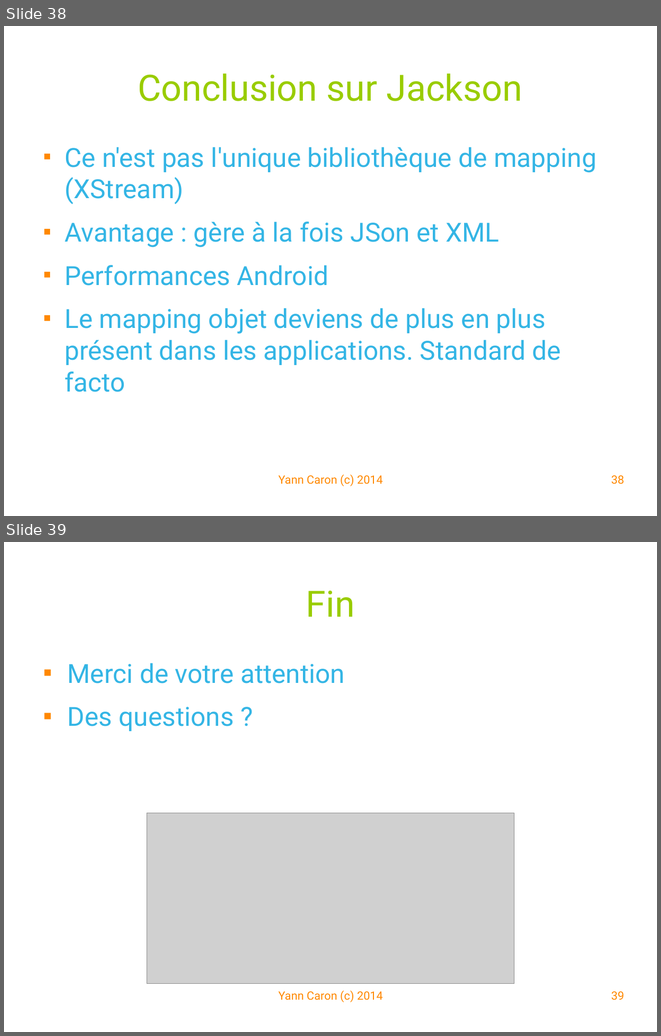
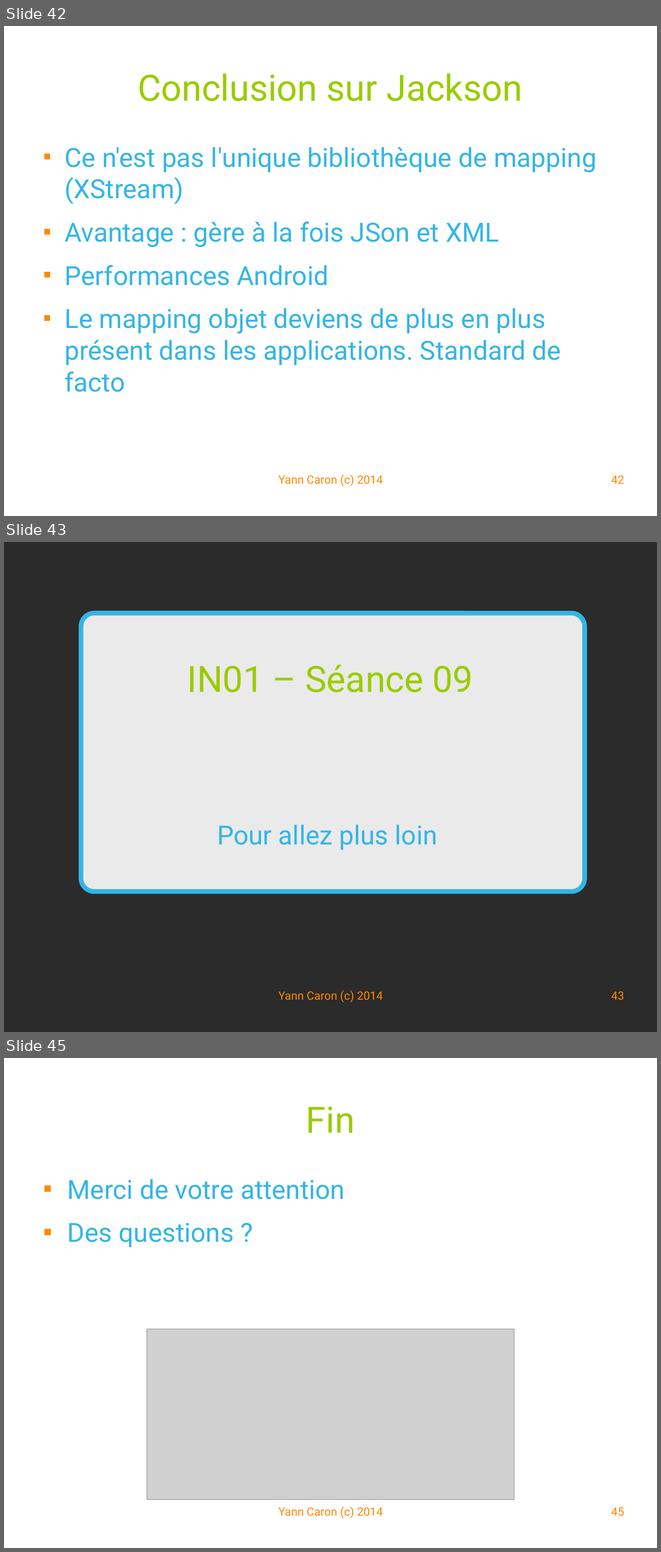
Before and after one commit to YannCaron/Android-ENSG, a slide deck: 09 - WebServices.odp. Shown one above the other, each under a label of ours: slides 38 and 39 before the commit, slides 42, 43 and 45 after it; the slides between them are not shown. The pictures are 661x1036 and 661x1552 pixels, drawn with LibreOffice and Linux fonts; fonts in the diff are those of the drawing; grey boxes stand for pictures; background and template pictures are left out; a plain dark background stands for a picture behind light text. Boxes give left, top, right and bottom in pixels: in the first picture for what was removed or moved away, otherwise in the second. Text is boxed around its words. In the diff, an @@ line names an element or a change of style, - is before the commit and + after.

```diff
--- a/09 - WebServices.odp
+++ b/09 - WebServices.odp
@@ slide 43 added at bbox=[4, 542, 657, 1032], background picture (left out) @@
@@ rounded rectangle added at bbox=[81, 613, 585, 892], fill #FFFFFF at 90% opacity, outline #33B5E5 5.67 pt @@
@@ title added at bbox=[187, 664, 474, 693], 44 pt, text #99CC00 @@
+IN01 – Séance 09
@@ subtitle added at bbox=[217, 824, 438, 850], 32 pt, text #33B5E5 @@
+Pour allez plus loin
@@ text added at bbox=[279, 991, 383, 1003], 14 pt, text #FF8800 @@
+Yann Caron (c) 2014
@@ page number added at bbox=[611, 991, 624, 1000], 14 pt, text #FF8800 @@
+43
@@ what was slide 38 is now slide 42 @@
@@ page number at bbox=[611, 475, 624, 484]: text changed @@
-38
+42
@@ what was slide 39 is now slide 45 @@
@@ page number at bbox=[611, 1507, 624, 1516]: text changed @@
-39
+45
```
Also in this commit, not shown: 3 slides changed, 5 other slides added, 1 other file.
